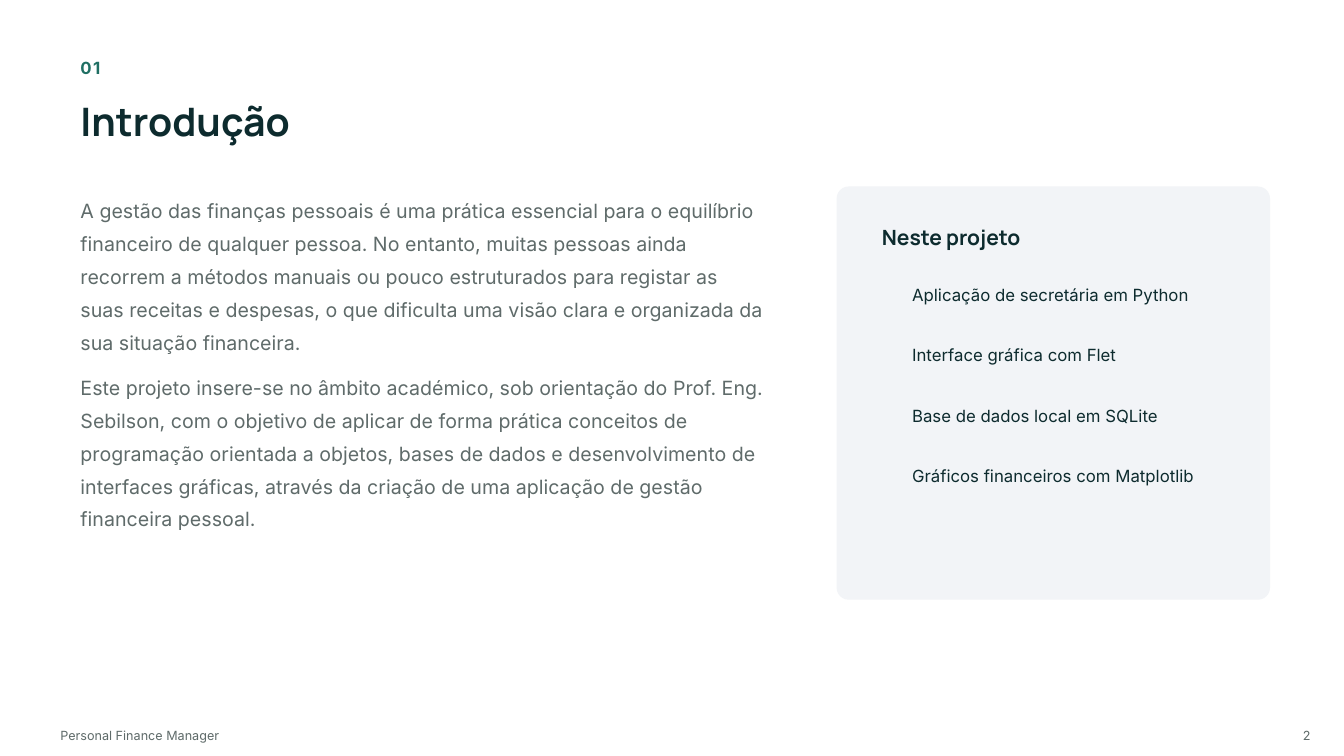
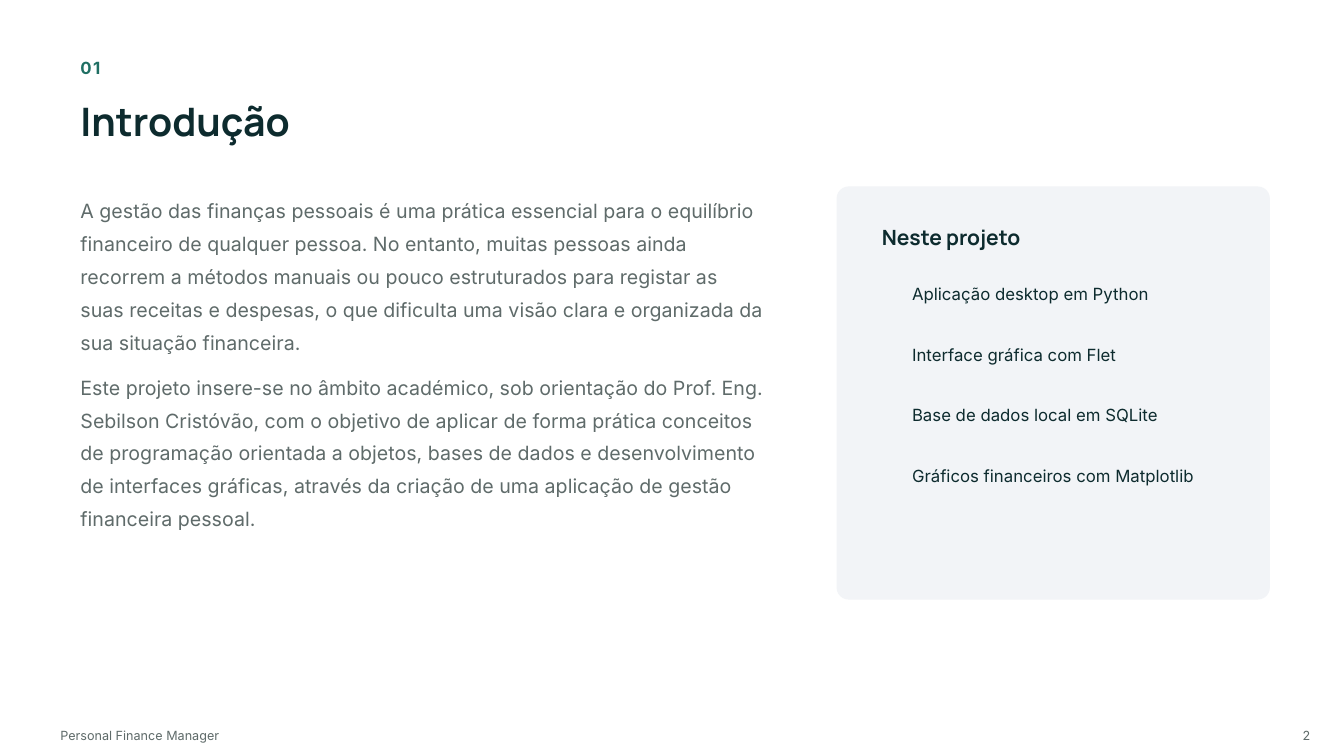
Before and after one commit to esmeraldafonseca/personal-finance-manager, a slide deck: slide 2 of src/assets/PersonalFinanceManager_Apresentacao .pptx. Drawn at 1344x756 pixels with LibreOffice and Linux fonts; fonts in the diff are those of the drawing. Boxes give left, top, right and bottom in pixels: in the first picture for what was removed or moved away, otherwise in the second. Text is boxed around its words. In the diff, an @@ line names an element or a change of style, - is before the commit and + after.

```diff
--- a/src/assets/PersonalFinanceManager_Apresentacao .pptx
+++ b/src/assets/PersonalFinanceManager_Apresentacao .pptx
@@ text at <box>912,287,1149,304</box>: text changed @@
-Aplicação de secretária em Python
+Aplicação desktop em Python
@@ text at <box>80,380,763,530</box>: text changed @@
-Este projeto insere-se no âmbito académico, sob orientação do Prof. Eng. Sebilson, com o objetivo de aplicar de forma prática conceitos de programação orientada a objetos, bases de dados e desenvolvimento de interfaces gráficas, através da criação de uma aplicação de gestão financeira pessoal.
+Este projeto insere-se no âmbito académico, sob orientação do Prof. Eng. Sebilson Cristóvão, com o objetivo de aplicar de forma prática conceitos de programação orientada a objetos, bases de dados e desenvolvimento de interfaces gráficas, através da criação de uma aplicação de gestão financeira pessoal.
```
Also in this commit, not shown: 5 other slides changed, 2 slides added.
